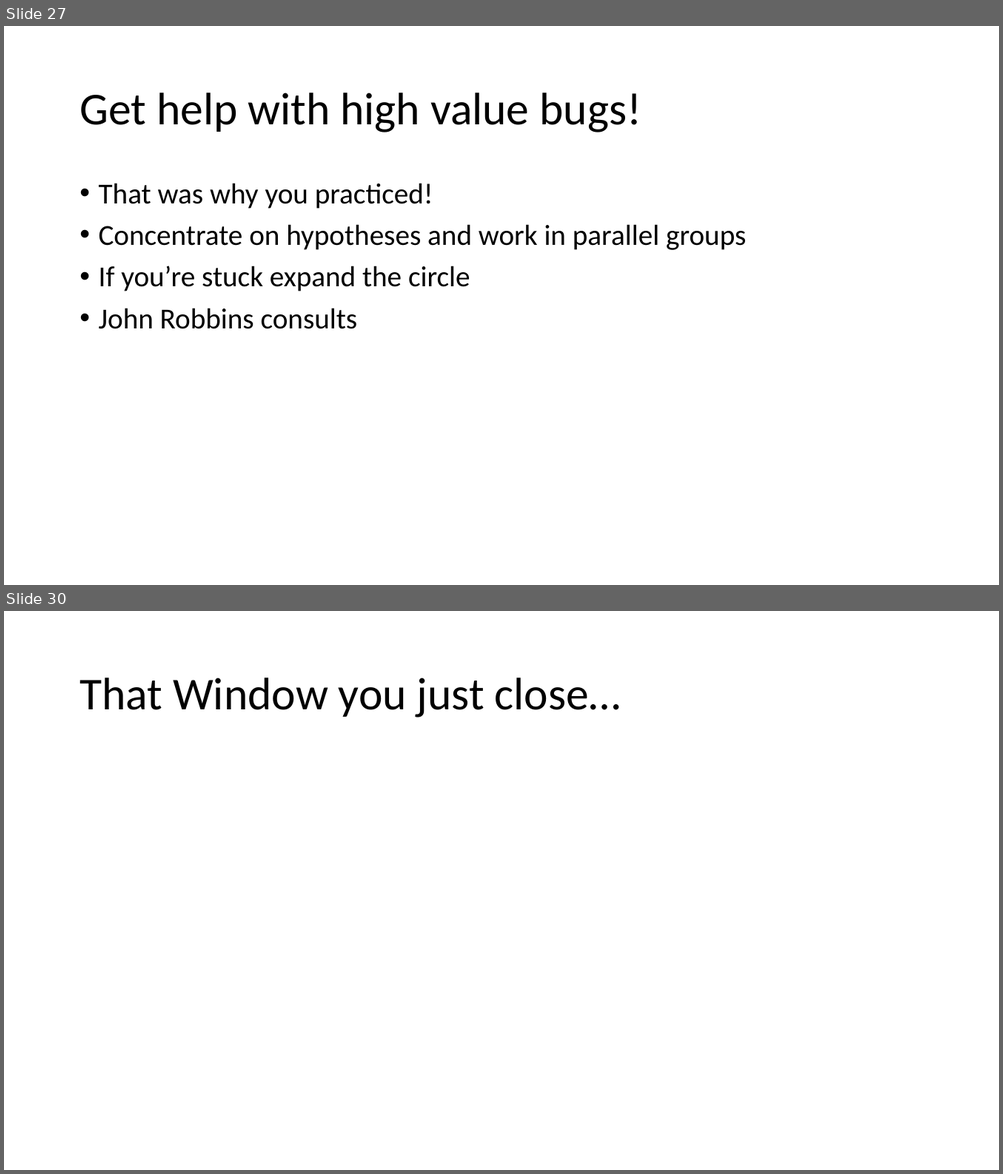
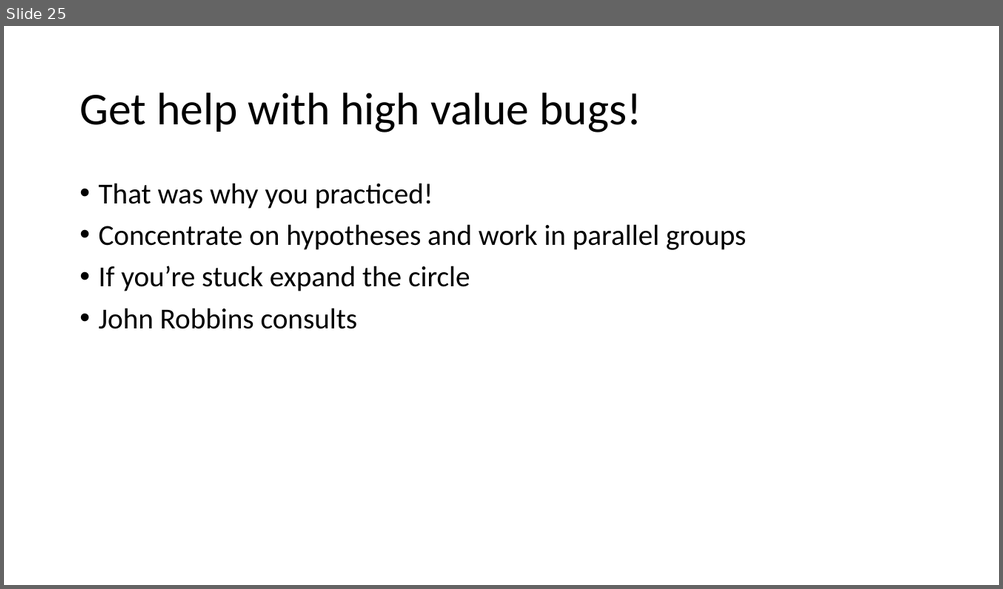
Before and after one commit to KathleenDollard/talks-debugging, a slide deck: Debugging.pptx. Shown one above the other, each under a label of ours: slides 27 and 30 before the commit, slide 25 after it; the slides between them are not shown. The pictures are 1003x1174 and 1003x589 pixels, drawn with LibreOffice and Linux fonts; fonts in the diff are those of the drawing. Boxes give left, top, right and bottom in pixels: in the first picture for what was removed or moved away, otherwise in the second. Text is boxed around its words. In the diff, an @@ line names an element or a change of style, - is before the commit and + after.

```diff
--- a/Debugging.pptx
+++ b/Debugging.pptx
@@ slide 30 removed at (4, 611, 999, 1170), background #FFFFFF @@
@@ title removed at (79, 678, 620, 718) @@
-That Window you just close…
@@ what was slide 27 is now slide 25 @@
```
Also in this commit, not shown: 4 slides changed, 2 slides added, 1 other slide removed, 1 other file.
